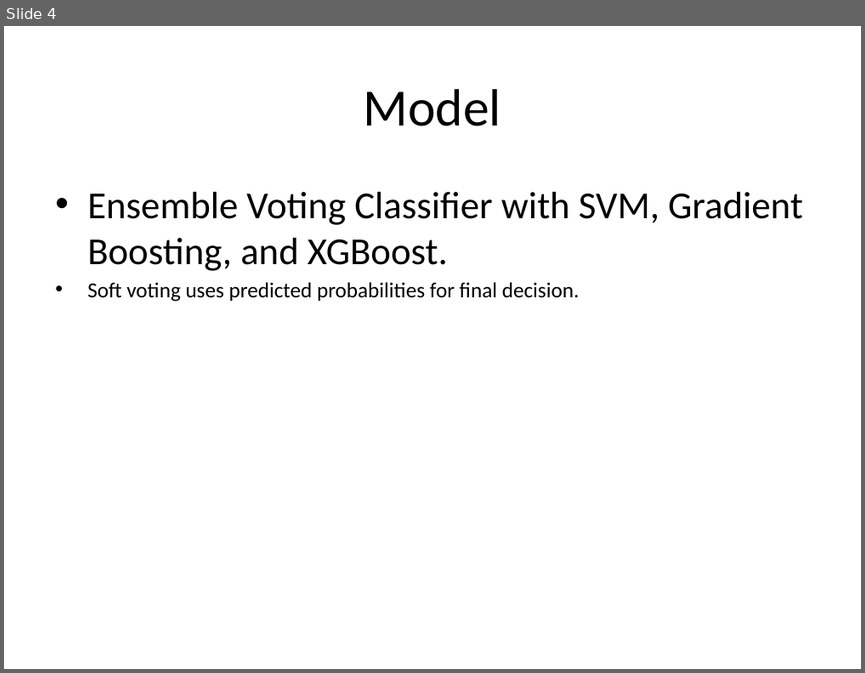
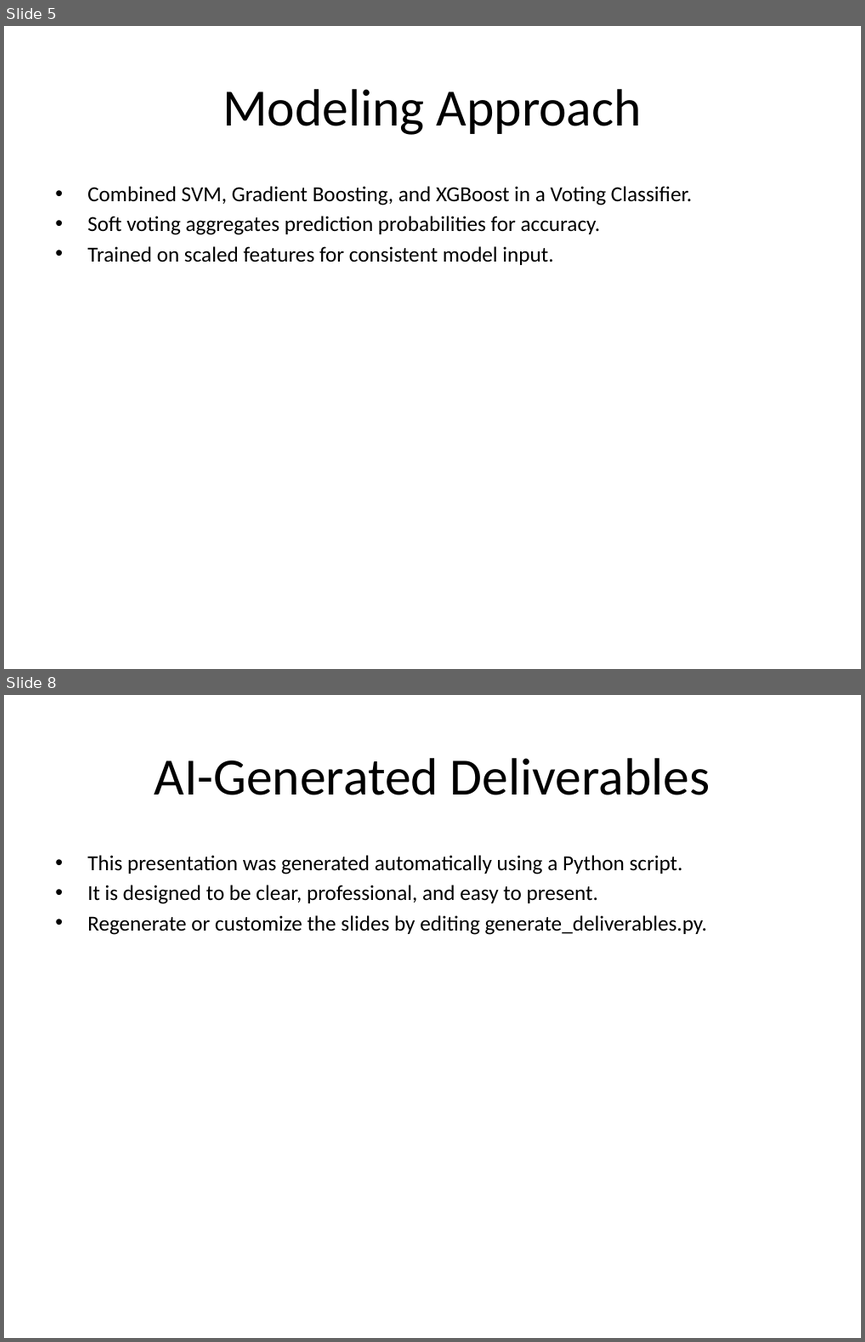
Before and after one commit to Luckyrajbhar/bank-customer-churn-ml, a slide deck: Bank_Churn_Presentation.pptx. Shown one above the other, each under a label of ours: slide 4 before the commit, slides 5 and 8 after it; the slides between them are not shown. The pictures are 865x673 and 865x1342 pixels, drawn with LibreOffice and Linux fonts; fonts in the diff are those of the drawing. Boxes give left, top, right and bottom in pixels: in the first picture for what was removed or moved away, otherwise in the second. Text is boxed around its words. In the diff, an @@ line names an element or a change of style, - is before the commit and + after.

Commit message:
Refine AI-generated presentation and report formatting

```diff
--- a/Bank_Churn_Presentation.pptx
+++ b/Bank_Churn_Presentation.pptx
@@ slide 8 added at [4,695,861,1338], background #FFFFFF @@
@@ title added at [154,758,710,795], 44 pt, text #000000 @@
+AI-Generated Deliverables
@@ text added at [87,855,707,935], 18 pt, text #000000 @@
+• This presentation was generated automatically using a Python script.
+• It is designed to be clear, professional, and easy to present.
+• Regenerate or customize the slides by editing generate_deliverables.py.
@@ what was slide 4 is now slide 5 @@
@@ slide 5 changed as well @@
@@ title at [222,89,642,135]: text changed @@
-Model
+Modeling Approach
@@ text at [87,186,692,265]: text changed; size 32 to 18 pt @@
-• Ensemble Voting Classifier with SVM, Gradient Boosting, and XGBoost.
-• Soft voting uses predicted probabilities for final decision.
+• Combined SVM, Gradient Boosting, and XGBoost in a Voting Classifier.
+• Soft voting aggregates prediction probabilities for accuracy.
+• Trained on scaled features for consistent model input.
```
Also in this commit, not shown: 4 other slides changed, 2 other slides added, 1 slide removed, 2 other files.
